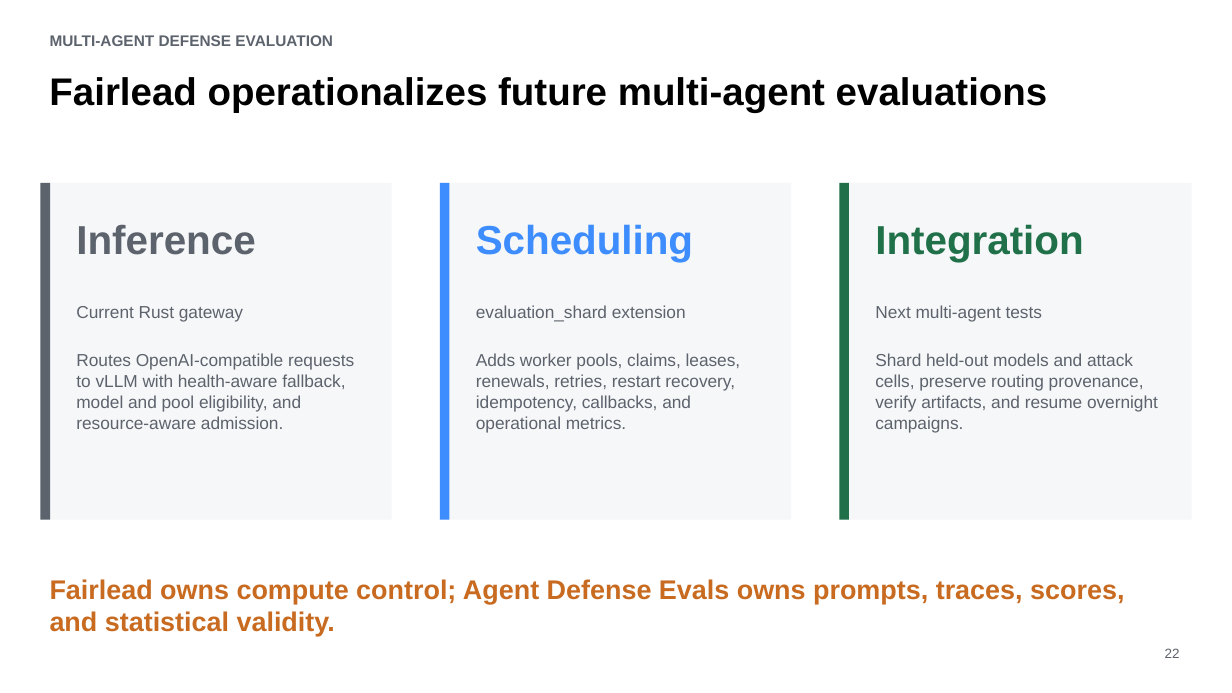
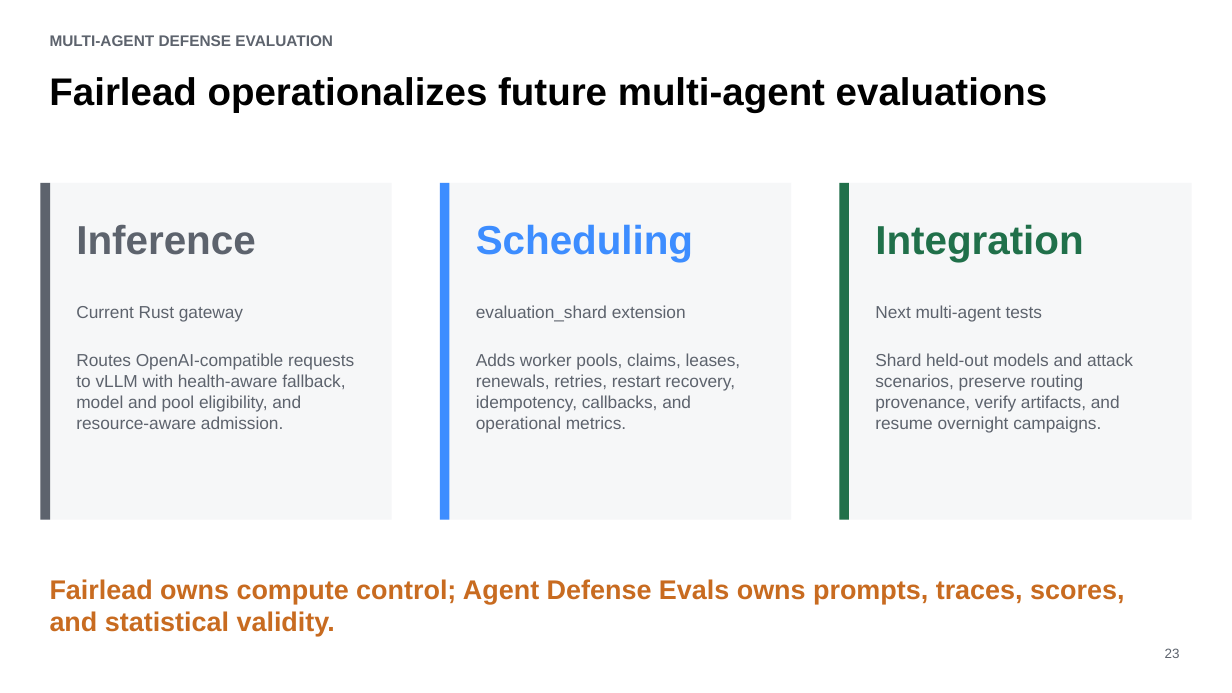
Before and after one commit to ybordag/agent-defense-evals, a slide deck: slide 23 of deliverables/beyond-average-case-safety.pptx (slide 22 before the commit). Drawn at 1232x693 pixels with LibreOffice and Linux fonts; fonts in the diff are those of the drawing. Boxes give left, top, right and bottom in pixels: in the first picture for what was removed or moved away, otherwise in the second. Text is boxed around its words. In the diff, an @@ line names an element or a change of style, - is before the commit and + after.

Commit message:
Clarify defense notation and attack scenarios

```diff
--- a/deliverables/beyond-average-case-safety.pptx
+++ b/deliverables/beyond-average-case-safety.pptx
@@ text at (875,353,1133,432): text changed @@
-Shard held-out models and attack cells, preserve routing provenance, verify artifacts, and resume overnight campaigns.
+Shard held-out models and attack scenarios, preserve routing provenance, verify artifacts, and resume overnight campaigns.
```
Also in this commit, not shown: 7 other slides changed, 1 slide added, 16 other files.
